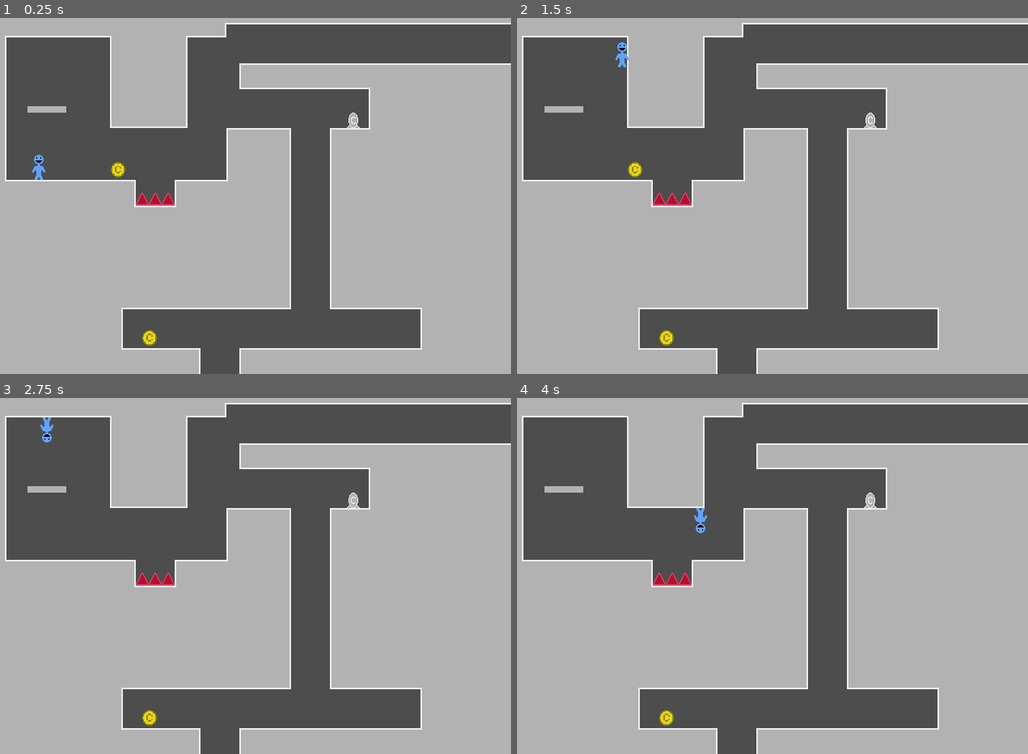
Above: before the commit, frames 1-4 (two rows, left to right).
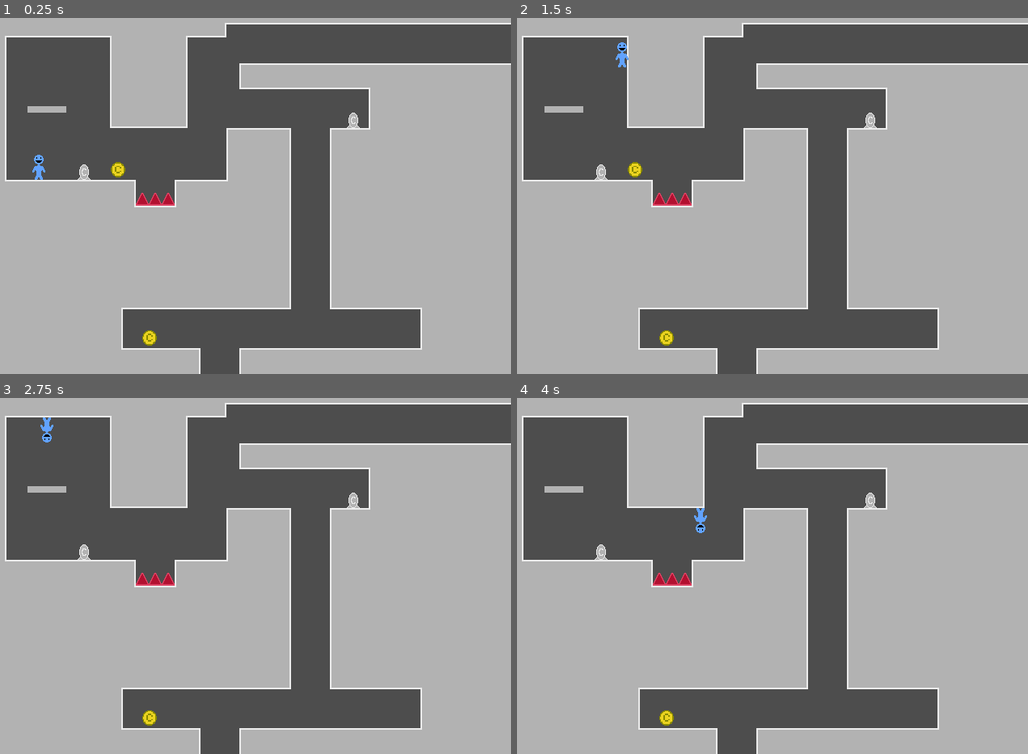
Above: after the commit, the same moments.

Repository: jakemeinershagen/WWW
Game: Godot game, scene res://scenes/world.tscn
Same seed, same stepped clock (60 frames per second), same inputs: the game is played once before the commit and once after it.
Inputs:
- Up to frame 1 (0.25 s): no input
- Up to frame 2 (1.5 s): tap Enter at 0.5 s; hold D (right) from 0.53 s (still down); tap W (switch_gravity) at 0.6, 1.35 s
- Up to frame 3 (2.75 s): release D (right) at 2.03 s; hold A (left) from 2.03 s (still down); tap W (switch_gravity) at 2.1 s
- Up to frame 4 (4 s): release A (left) at 2.78 s; hold D (right) from 2.78 s (still down); tap W (switch_gravity) at 2.85, 3.6 s

The runs differ from the first frame. In frame 1, less than 0.1% of the frame differs, in the area x 15-18%, y 41-46%; in frame 2, less than 0.1%; in frame 3, less than 0.1%; in frame 4, less than 0.1%.

Commit message:
show active checkpoint

Diff:
--- a/scenes/checkpoint.tscn
+++ b/scenes/checkpoint.tscn
@@ -1,7 +1,29 @@
-[gd_scene load_steps=4 format=3 uid="uid://dv3d1fyvdedfy"]
+[gd_scene load_steps=7 format=3 uid="uid://dv3d1fyvdedfy"]
 
 [ext_resource type="Texture2D" uid="uid://chii8poj5kkdx" path="res://assets/checkpoint.png" id="1_55ck4"]
 [ext_resource type="Script" path="res://scripts/checkpoint.gd" id="1_qbvig"]
+
+[sub_resource type="AtlasTexture" id="AtlasTexture_54wih"]
+atlas = ExtResource("1_55ck4")
+region = Rect2(0, 0, 16, 32)
+
+[sub_resource type="AtlasTexture" id="AtlasTexture_if7tl"]
+atlas = ExtResource("1_55ck4")
+region = Rect2(16, 0, 16, 32)
+
+[sub_resource type="SpriteFrames" id="SpriteFrames_enb5o"]
+animations = [{
+"frames": [{
+"duration": 1.0,
+"texture": SubResource("AtlasTexture_54wih")
+}, {
+"duration": 1.0,
+"texture": SubResource("AtlasTexture_if7tl")
+}],
+"loop": true,
+"name": &"default",
+"speed": 5.0
+}]
 
 [sub_resource type="CapsuleShape2D" id="CapsuleShape2D_kcwgg"]
 radius = 6.0
@@ -11,8 +33,9 @@
 z_index = -1
 script = ExtResource("1_qbvig")
 
-[node name="Sprite" type="Sprite2D" parent="."]
-texture = ExtResource("1_55ck4")
+[node name="Sprite" type="AnimatedSprite2D" parent="."]
+sprite_frames = SubResource("SpriteFrames_enb5o")
+frame_progress = 0.704019
 
 [node name="Area2D" type="Area2D" parent="."]
 collision_layer = 4
--- a/scenes/world.tscn
+++ b/scenes/world.tscn
@@ -123,3 +123,6 @@
 rotation = 1.5708
 room_1_cam = NodePath("../Room1")
 room_2_cam = NodePath("../Room3")
+
+[node name="Checkpoint2" parent="." instance=ExtResource("3_eehvn")]
+position = Vector2(192, 224)
--- a/scripts/checkpoint.gd
+++ b/scripts/checkpoint.gd
@@ -1,7 +1,16 @@
 extends Node2D
 class_name Checkpoint
 
+@onready var sprite = $Sprite
 
 func _on_area_2d_body_entered(body: Node2D) -> void:
 	if body is Player:
 		body.checkpoint = position
+		Shared.active_checkpoint = self
+
+
+func _process(_delta: float) -> void:
+	if Shared.active_checkpoint == self:
+		sprite.frame = 1
+	else:
+		sprite.frame = 0
--- a/scripts/shared.gd
+++ b/scripts/shared.gd
@@ -2,3 +2,5 @@
 
 var reset_num = 0
 var score = 0
+
+var active_checkpoint: Checkpoint = null
Binary file changed: assets/checkpoint.aseprite
Binary file changed: assets/checkpoint.png
Not shown, changed: README.md
